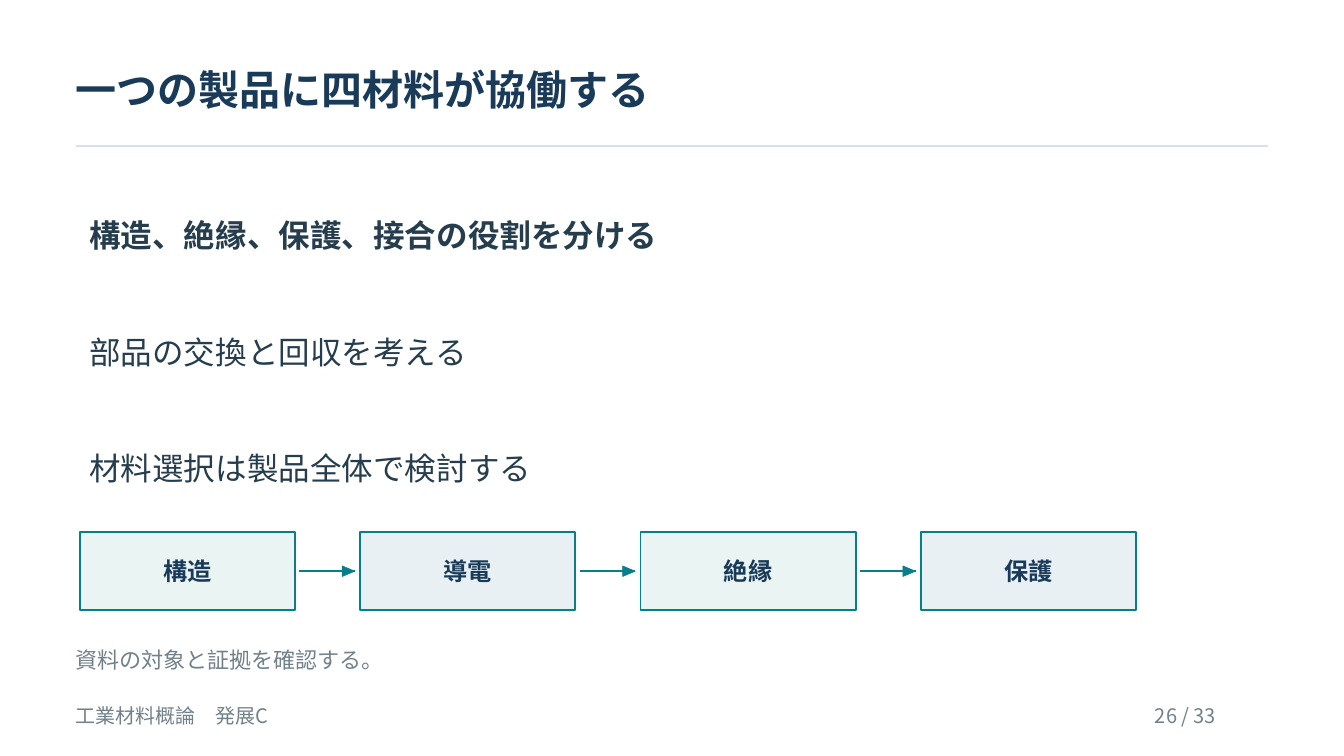
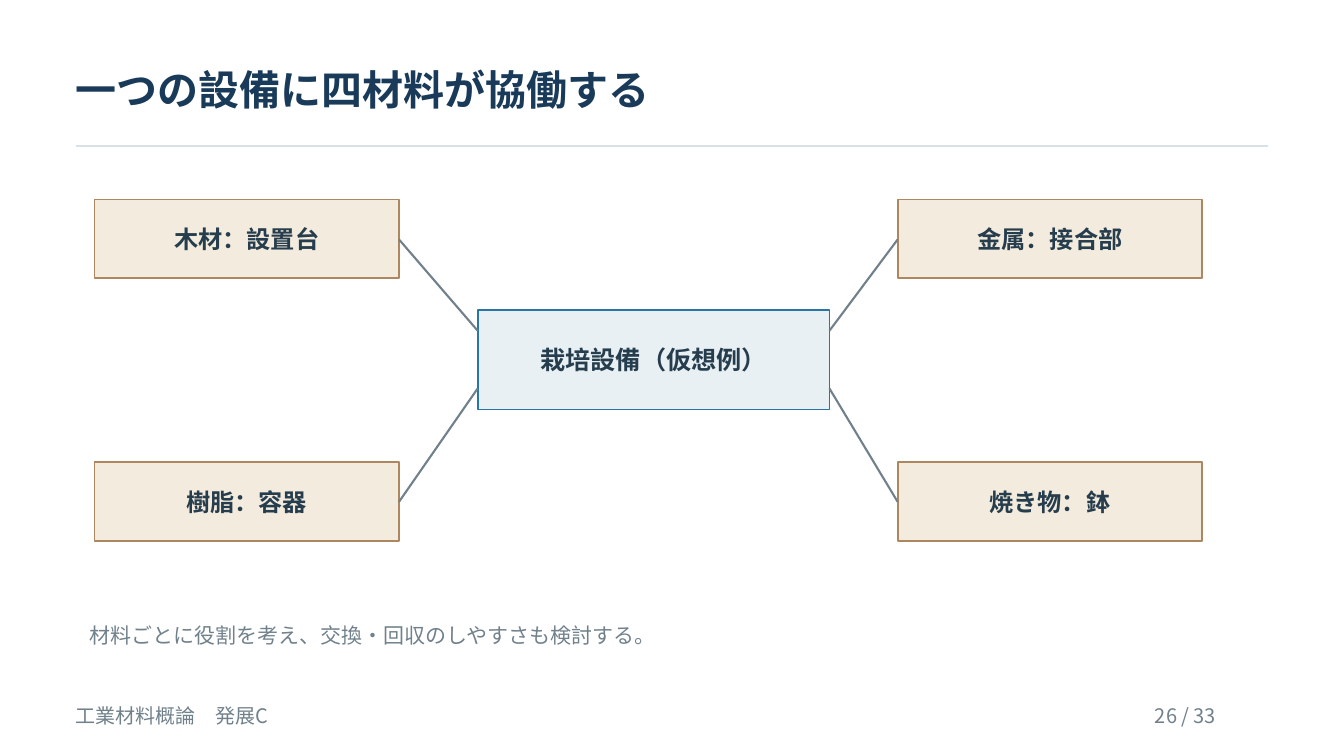
Before and after one commit to zooc-14calbp/industrial-materials-course, a slide deck: slide 26 of 学生用/発展教材/C_工業材料の歴史/発展C_工業材料の歴史.pptx. Drawn at 1344x756 pixels with LibreOffice and Linux fonts; fonts in the diff are those of the drawing. Boxes give left, top, right and bottom in pixels: in the first picture for what was removed or moved away, otherwise in the second. Text is boxed around its words. In the diff, an @@ line names an element or a change of style, - is before the commit and + after.

```diff
--- a/学生用/発展教材/C_工業材料の歴史/発展C_工業材料の歴史.pptx
+++ b/学生用/発展教材/C_工業材料の歴史/発展C_工業材料の歴史.pptx
@@ text at [76, 69, 650, 109]: text changed @@
-一つの製品に四材料が協働する
+一つの設備に四材料が協働する
@@ rectangle added at [95, 200, 399, 278], fill #F3EBDD, outline #AD8760 1.28 pt @@
@@ rectangle added at [898, 200, 1203, 278], fill #F3EBDD, outline #AD8760 1.28 pt @@
@@ text removed at [89, 220, 657, 250] @@
-構造、絶縁、保護、接合の役割を分ける
@@ text added at [174, 227, 319, 250], 17.2 pt, text #263D4D, bold @@
+木材：設置台
@@ text added at [977, 227, 1122, 250], 17.2 pt, text #263D4D, bold @@
+金属：接合部
@@ freeform shape added at [399, 240, 478, 332], outline #71818B 1.5 pt @@
@@ freeform shape added at [830, 240, 898, 332], outline #71818B 1.5 pt @@
@@ rectangle added at [478, 310, 830, 409], fill #E8F0F4, outline #2876A8 1.28 pt @@
@@ text removed at [89, 337, 467, 367] @@
-部品の交換と回収を考える
@@ text added at [540, 347, 767, 372], 18 pt, text #263D4D, bold @@
+栽培設備（仮想例）
@@ freeform shape added at [399, 388, 478, 501], outline #71818B 1.5 pt @@
@@ freeform shape added at [830, 388, 898, 501], outline #71818B 1.5 pt @@
@@ text removed at [89, 453, 531, 483] @@
-材料選択は製品全体で検討する
@@ rectangle added at [95, 462, 399, 540], fill #F3EBDD, outline #AD8760 1.28 pt @@
@@ rectangle: place and size @@
-rectangle at [922, 532, 1137, 610]
+rectangle at [898, 462, 1203, 540]
@@ rectangle at [898, 462, 1203, 540]: fill #E8F0F4 to #F3EBDD; outline #087E8B 1.28 pt to #AD8760 1.28 pt @@
@@ text added at [186, 490, 307, 513], 17.2 pt, text #263D4D, bold @@
+樹脂：容器
@@ text added at [989, 490, 1110, 513], 17.2 pt, text #263D4D, bold @@
+焼き物：鉢
@@ rectangle removed at [80, 532, 295, 610] @@
@@ rectangle removed at [360, 532, 576, 610] @@
@@ rectangle removed at [640, 532, 856, 610] @@
@@ text removed at [163, 559, 211, 582] @@
-構造
@@ freeform shape removed at [343, 566, 355, 576] @@
@@ text removed at [444, 559, 492, 582] @@
-導電
@@ freeform shape removed at [623, 566, 635, 576] @@
@@ text removed at [724, 555, 772, 586] @@
-絶縁
@@ freeform shape removed at [903, 566, 915, 576] @@
@@ text removed at [1004, 559, 1052, 582] @@
-保護
@@ freeform shape removed at [299, 572, 355, 573] @@
@@ freeform shape removed at [580, 572, 635, 573] @@
@@ freeform shape removed at [860, 572, 915, 573] @@
@@ text at [89, 625, 656, 645]: text changed; size 15.8 to 15 pt @@
-資料の対象と証拠を確認する。
+材料ごとに役割を考え、交換・回収のしやすさも検討する。
```
Also in this commit, not shown: 1 other slide changed, 26 other files.
